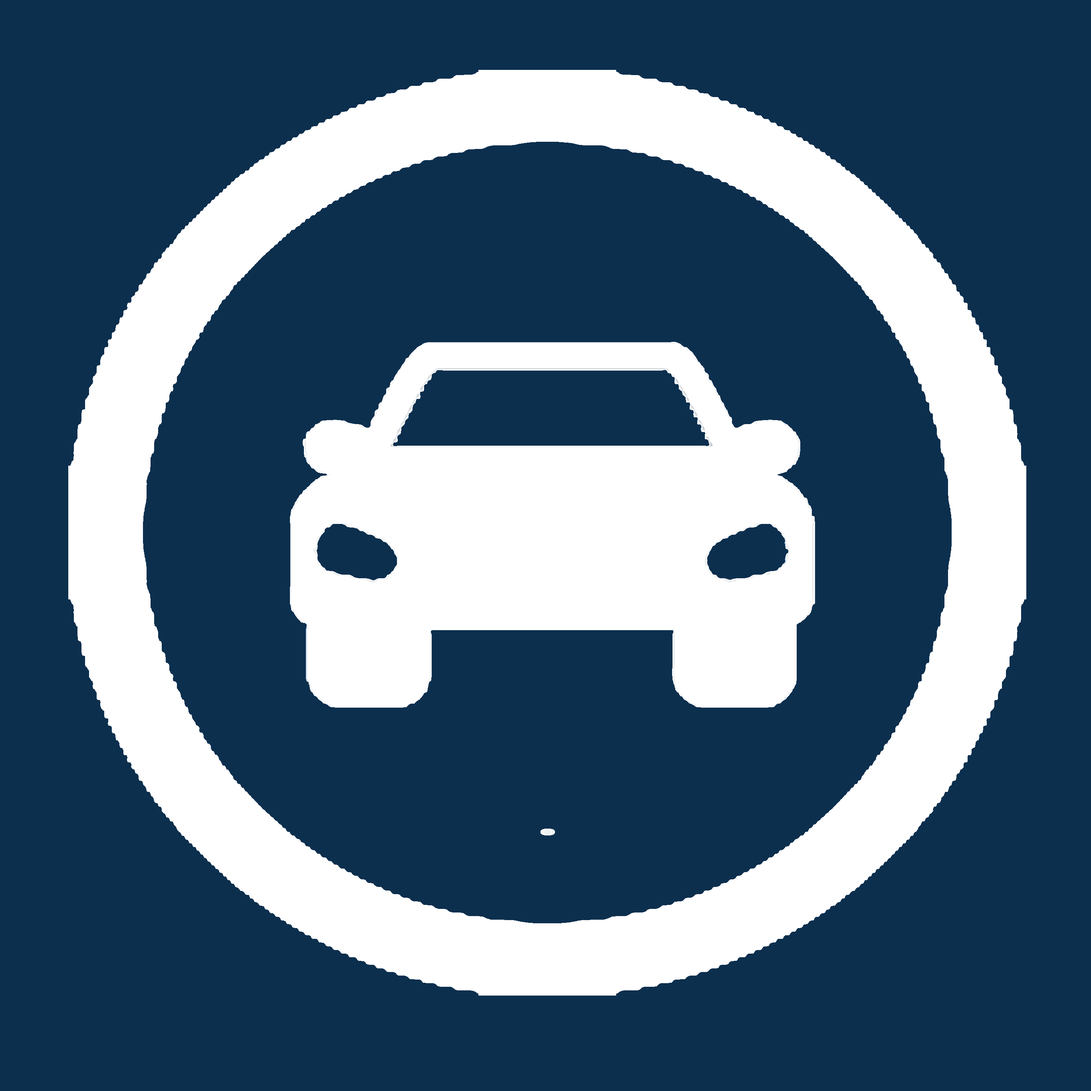
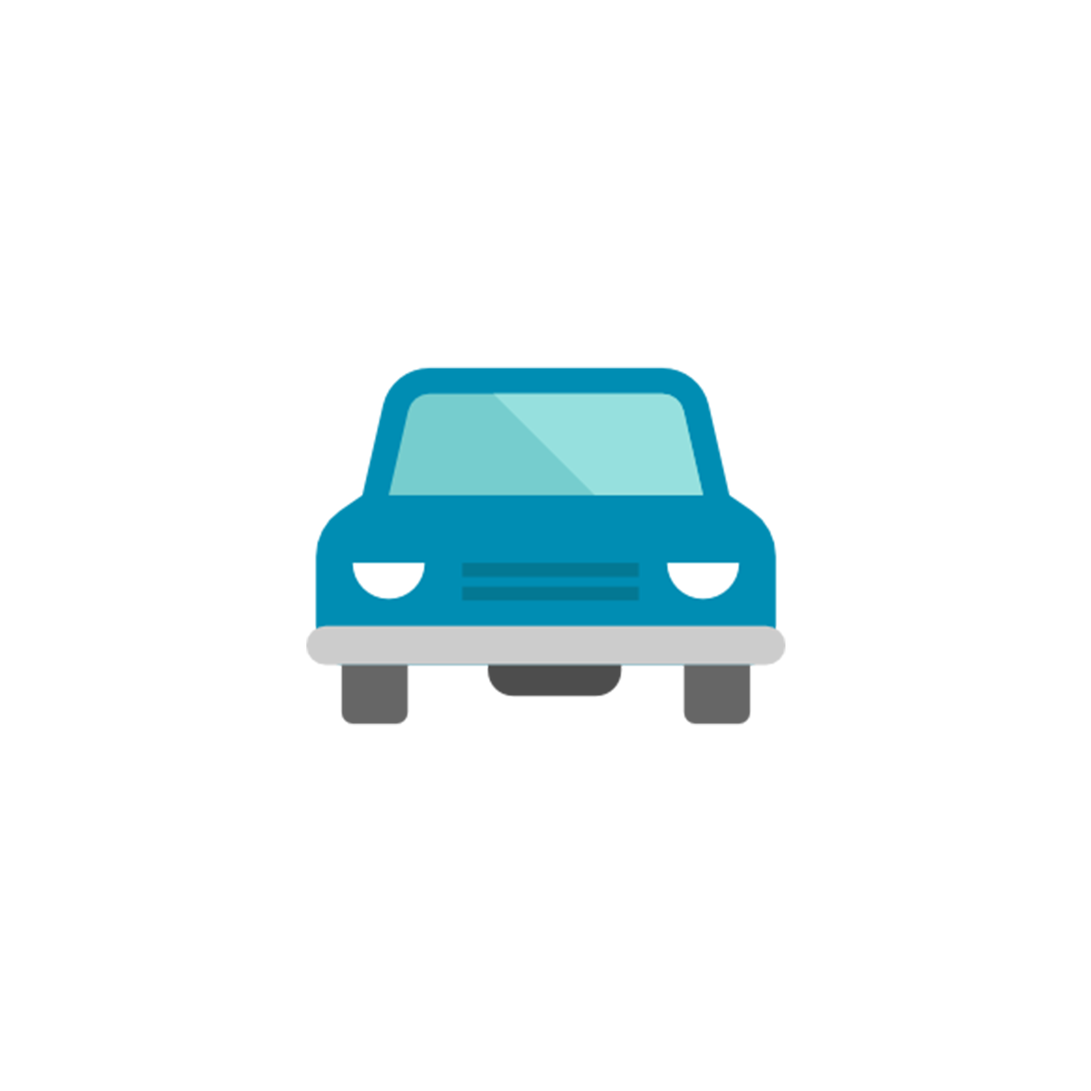
Layer changes from the first 1091×1091 image to the second:
added layer "car (1)" above "car" over [306, 366, 786, 726]
hid "car-circle" over [0, 0, 1091, 1091]
hid "grid-lines" over [0, 0, 1091, 1091]
